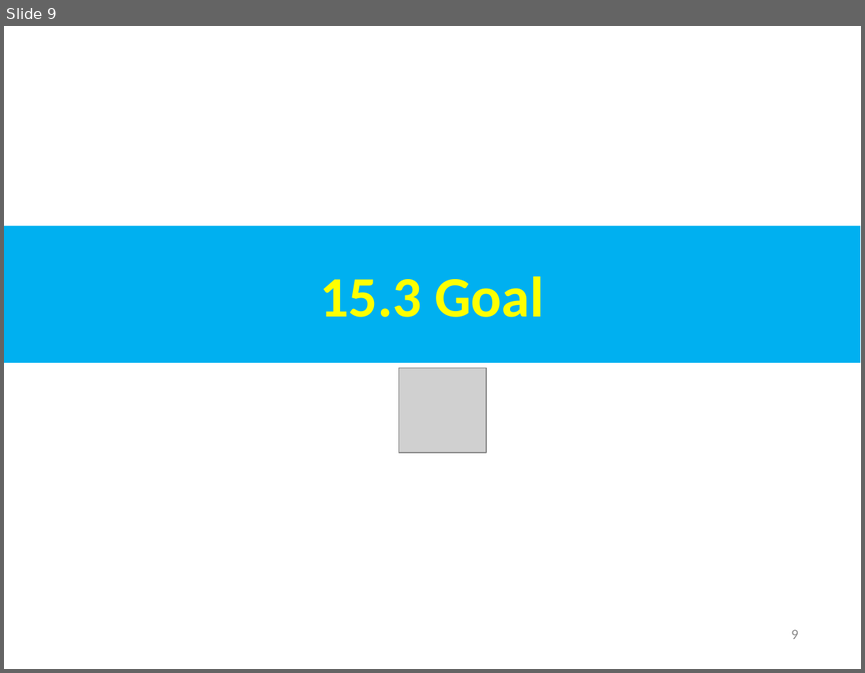
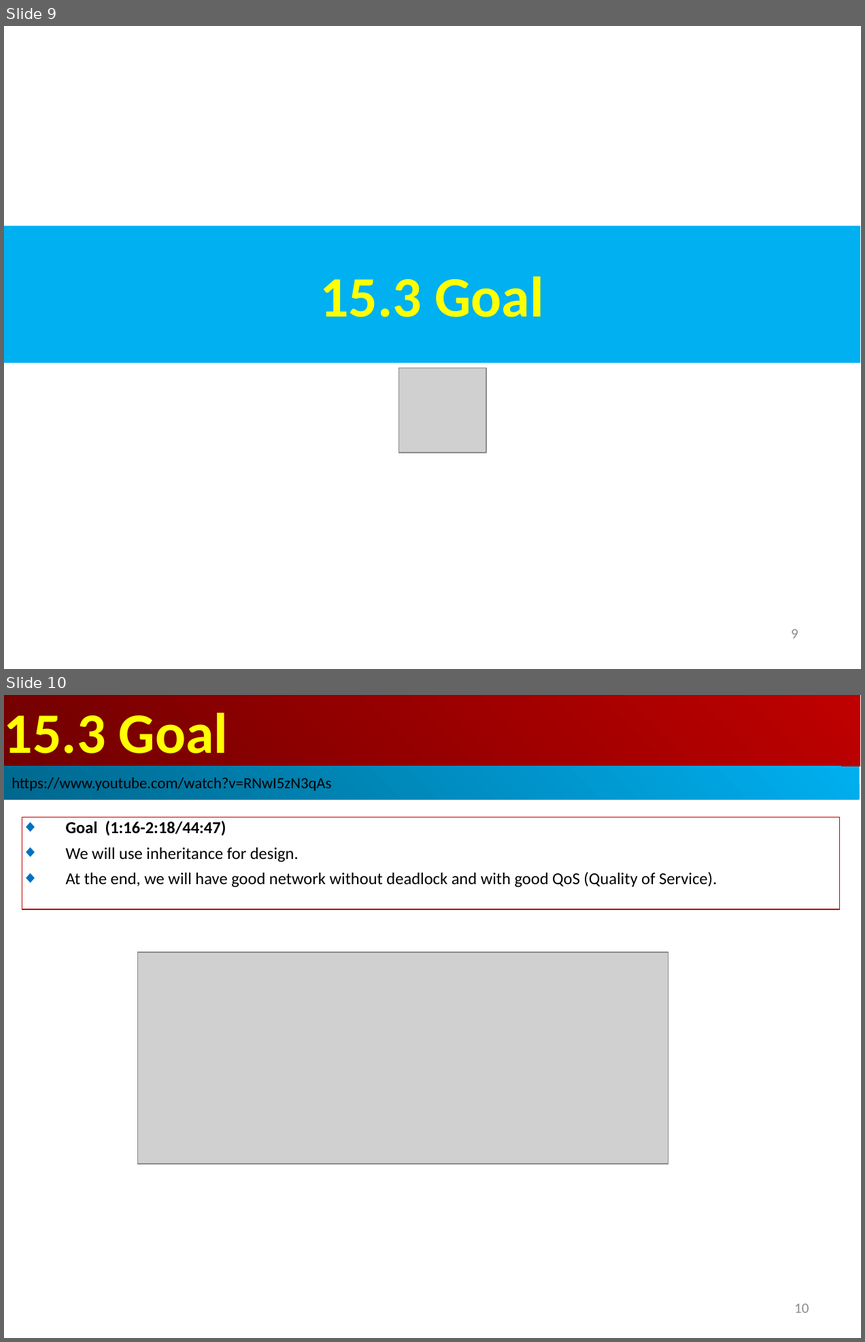
Before and after one commit to peterhchen/AIU_CS800_Chisel, a slide deck: 500_UCSC_HWD/015_Network/000_Video/015.Network.ppt. Shown one above the other, each under a label of ours: slide 9 before the commit, slides 9 and 10 after it. The pictures are 865x673 and 865x1342 pixels, drawn with LibreOffice and Linux fonts; fonts in the diff are those of the drawing; grey boxes stand for pictures. Boxes give left, top, right and bottom in pixels: in the first picture for what was removed or moved away, otherwise in the second. Text is boxed around its words. In the diff, an @@ line names an element or a change of style, - is before the commit and + after.

```diff
--- a/500_UCSC_HWD/015_Network/000_Video/015.Network.ppt
+++ b/500_UCSC_HWD/015_Network/000_Video/015.Network.ppt
@@ slide 10 added at (4,695,861,1338), background #FFFFFF @@
@@ rectangle added at (4,695,860,766), fill gradient #BF0000 to #710000, 48 pt, text #FFFF00, bold @@
+15.3 Goal
@@ rectangle added at (4,766,859,800), fill gradient #00AFEF to #00688E, 13 pt, text #000000 @@
+https://www.youtube.com/watch?v=RNwI5zN3qAs
@@ rectangle added at (22,817,839,909), outline #C00000 0.74 pt, 14 pt, text #000000 @@
+◆ Goal (1:16-2:18/44:47)
+◆ We will use inheritance for design.
+◆ At the end, we will have good network without deadlock and with good QoS (Quality of Service).
@@ picture added at (138,952,668,1164) @@
@@ page number added at (794,1303,808,1312), 12 pt, text #8B8B8B @@
+10
```
Also in this commit, not shown: 5 slides changed, 9 other slides added, 1 slide removed.
